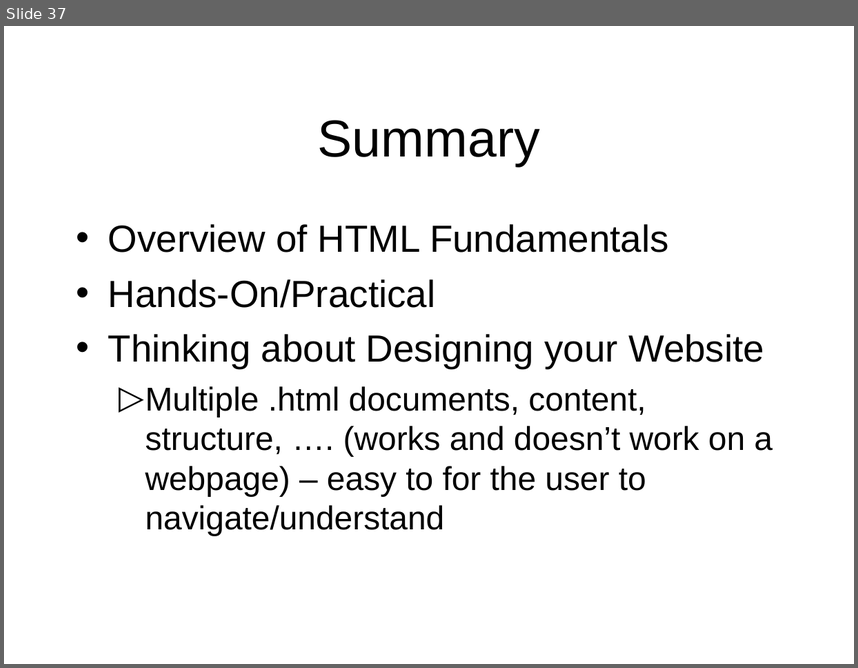
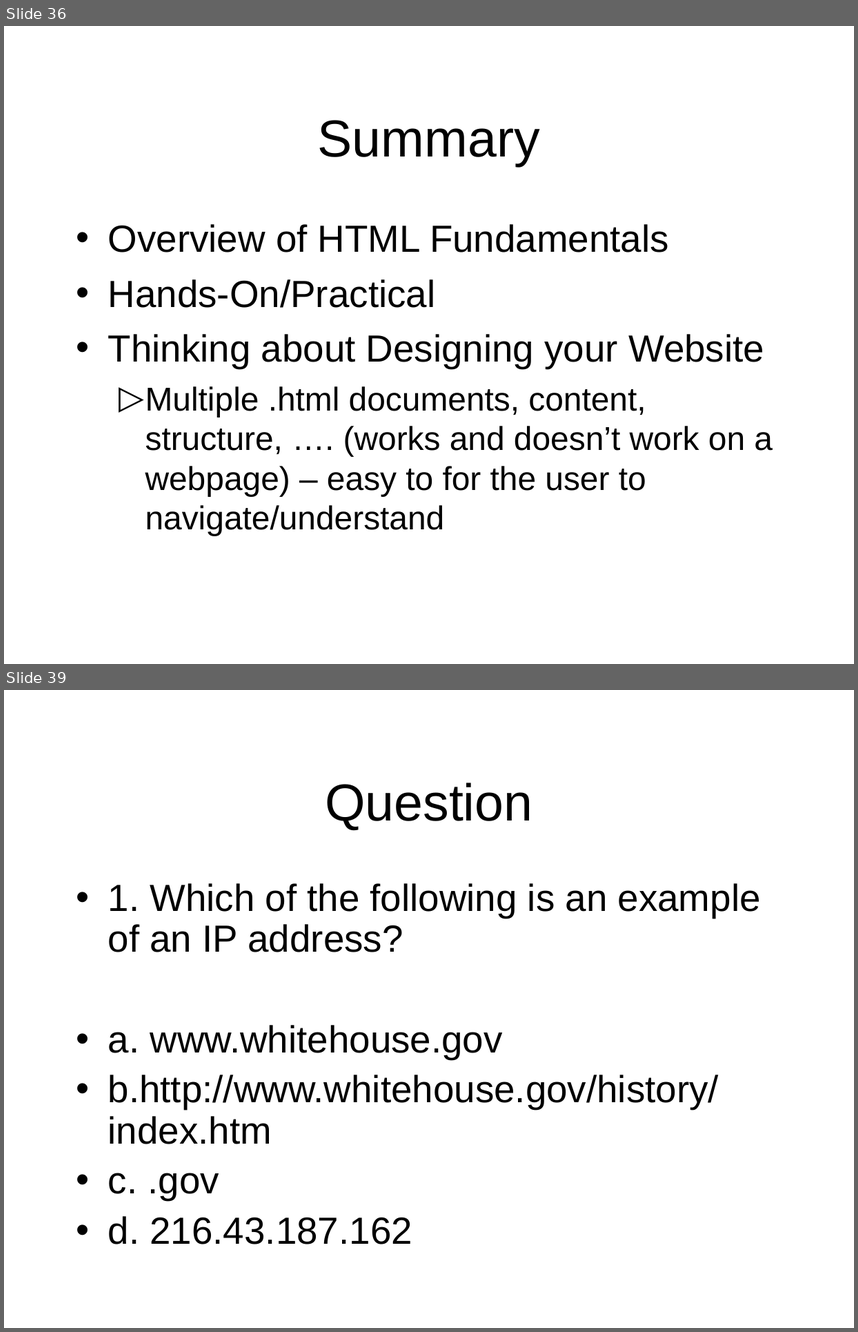
Before and after one commit to octaviordz/zjnu2017.github.io, a slide deck: WAD/lectures/020--HTML.Fundamentals.ppt. Shown one above the other, each under a label of ours: slide 37 before the commit, slides 36 and 39 after it; the slides between them are not shown. The pictures are 858x668 and 858x1332 pixels, drawn with LibreOffice and Linux fonts; fonts in the diff are those of the drawing. Boxes give left, top, right and bottom in pixels: in the first picture for what was removed or moved away, otherwise in the second. Text is boxed around its words. In the diff, an @@ line names an element or a change of style, - is before the commit and + after.

Commit message:
Quiz questions

```diff
--- a/WAD/lectures/020--HTML.Fundamentals.ppt
+++ b/WAD/lectures/020--HTML.Fundamentals.ppt
@@ slide 39 added at [4, 690, 854, 1328], background #FFFFFF @@
@@ title added at [325, 782, 533, 830], 44 pt, text #000000 @@
+Question
@@ text added at [108, 883, 761, 1244], 32 pt, text #000000 @@
+• 1. Which of the following is an example of an IP address?
+• a. www.whitehouse.gov
+• b.http://www.whitehouse.gov/history/index.htm
+• c. .gov
+• d. 216.43.187.162
@@ what was slide 37 is now slide 36 @@
```
Also in this commit, not shown: 7 slides changed, 36 other slides added, 1 slide removed, 1 other file.
